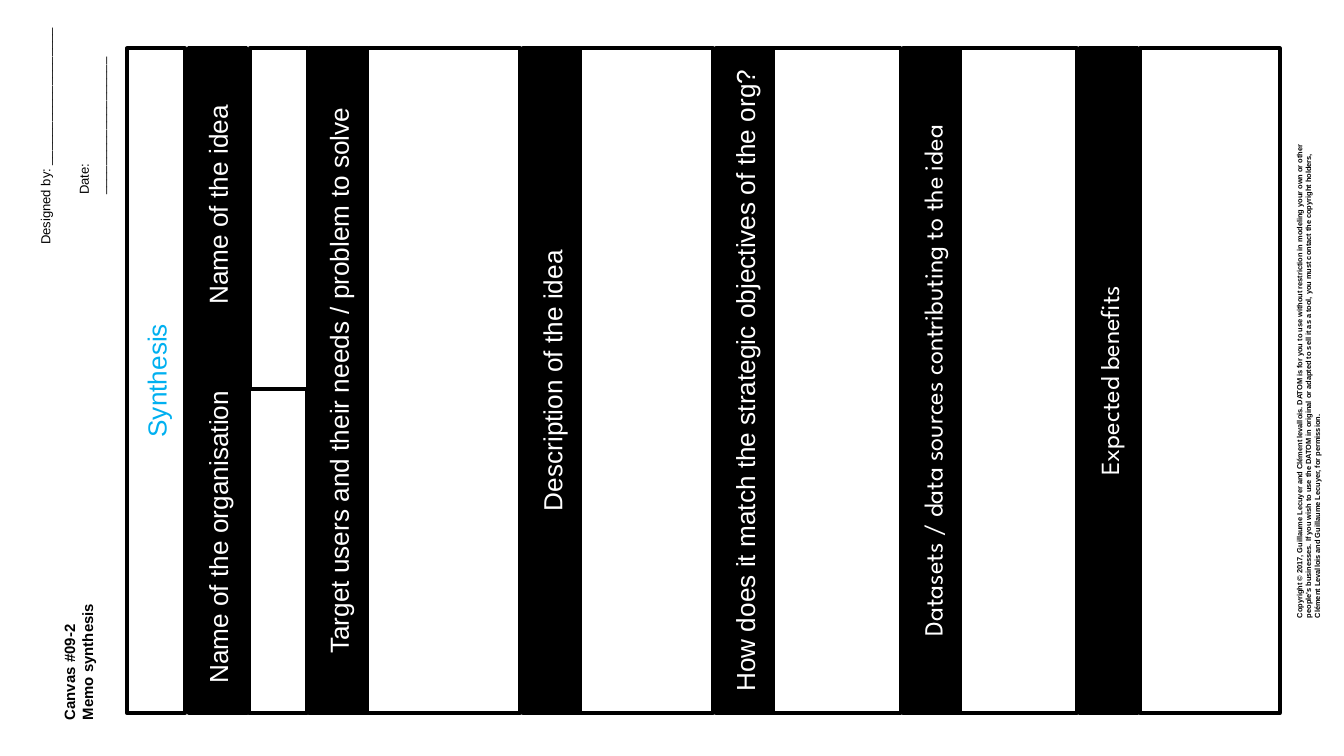
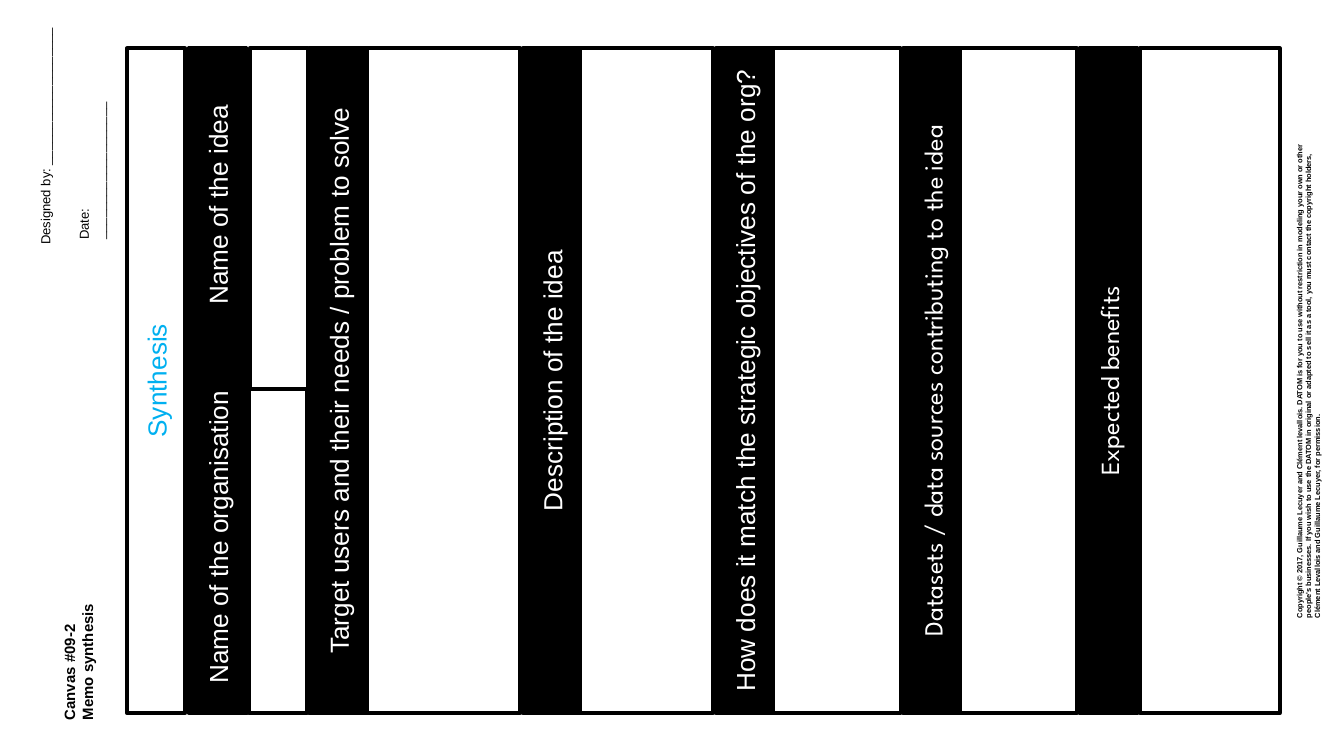
Before and after one commit to DDBM/main, a slide deck: slide 13 of docs/ppt/en/method/DATOM-Method-all-canvas-EN.pptx. Drawn at 1344x756 pixels with LibreOffice and Linux fonts; fonts in the diff are those of the drawing. Boxes give left, top, right and bottom in pixels: in the first picture for what was removed or moved away, otherwise in the second. Text is boxed around its words. In the diff, an @@ line names an element or a change of style, - is before the commit and + after.

```diff
--- a/docs/ppt/en/method/DATOM-Method-all-canvas-EN.pptx
+++ b/docs/ppt/en/method/DATOM-Method-all-canvas-EN.pptx
@@ text "Date: ___________________": place and size @@
-text "Date: ___________________" at [77,167,92,193]
+text "Date: ___________________" at [77,212,92,238]
```
Also in this commit, not shown: 5 other slides changed, 15 other files.
